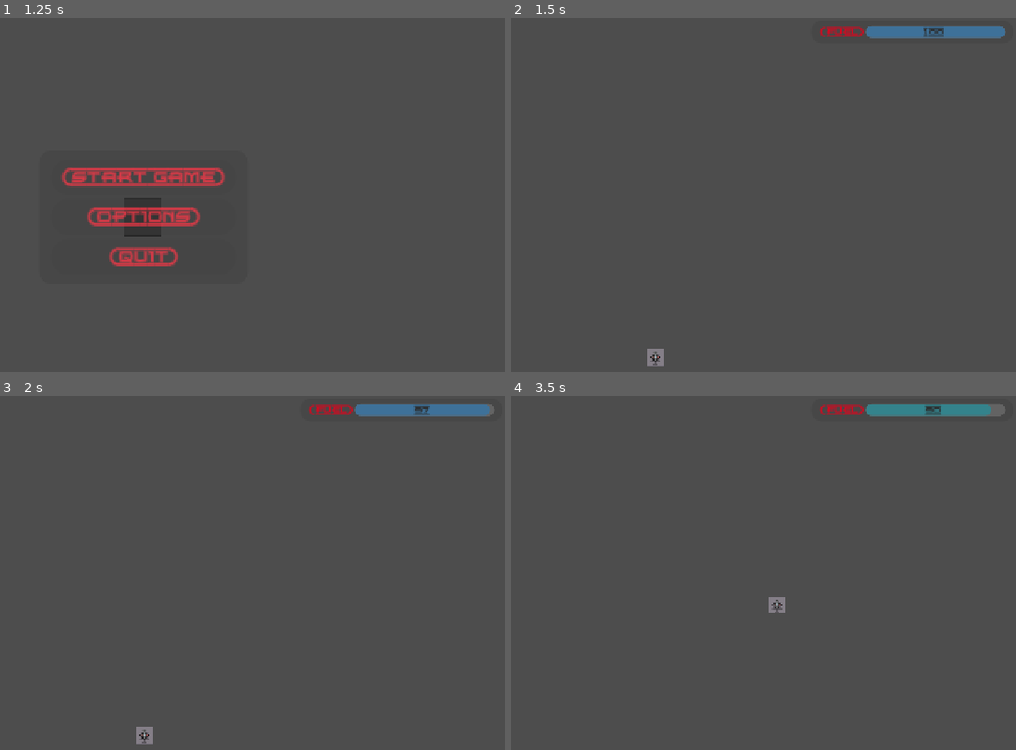
Above: before the commit, frames 1-4 (two rows, left to right).
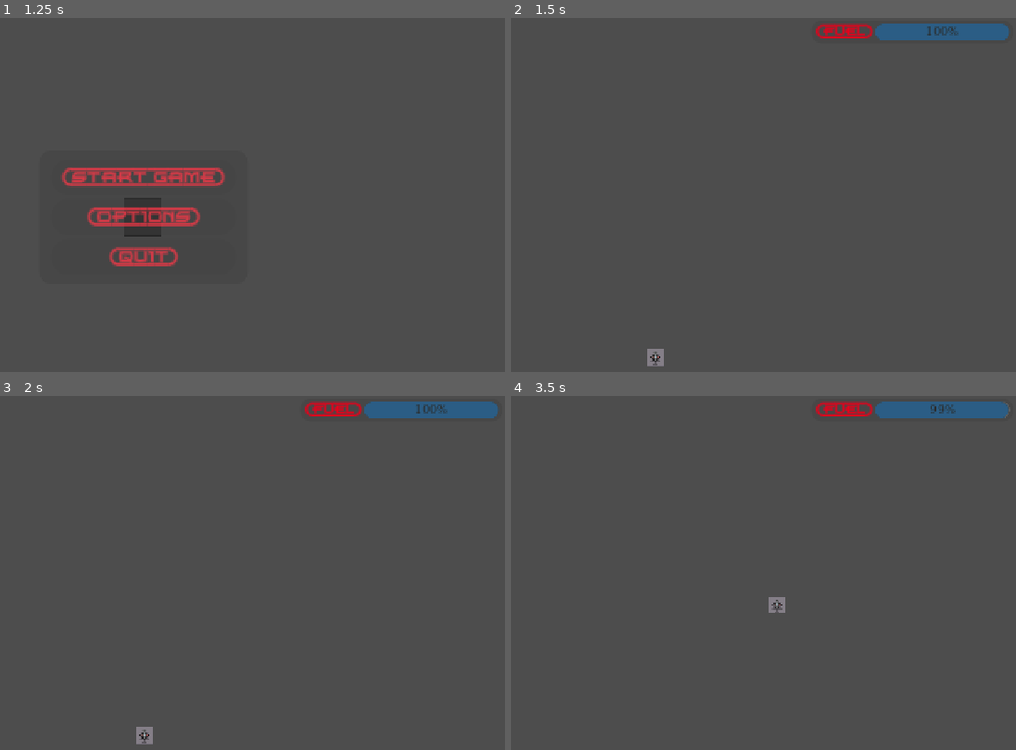
Above: after the commit, the same moments.

Repository: ikostan/SkyLockAssault
Game: Godot game, scene res://scenes/main_menu.tscn
Same seed, same stepped clock (60 frames per second), same inputs: the game is played once before the commit and once after it. Video files are missing from this copy of the repository; at most half a second of black plays in their place.
Inputs:
- Up to frame 1 (1.25 s): tap Enter at 0.5 s; hold D (move_right) from 0.53 s (still down)
- Up to frame 2 (1.5 s): release D (move_right) at 1.25 s; click "{START=GAME}" at 1.25 s
- Up to frame 3 (2 s): no input
- Up to frame 4 (3.5 s): tap Space at 2 s; hold W (move_backward) 2.03-2.78 s; hold D (move_right) from 2.78 s (still down)

Frame 1 is identical in both runs. In frame 2, 1.0% of the frame differs, in the area x 60-99%, y 1-7%; in frame 3, 1.0%; in frame 4, 1.6%.

Commit message:
Improve fuel bar color transitions and UI adjustments
Refactored fuel bar color logic in player.gd to use named threshold constants for clearer color transitions as fuel decreases. Updated main_scene.tscn to adjust font sizes, offsets, and add a new font resource for improved UI appearance. Removed wait_time from FuelTimer in Player.tscn.

Diff:
--- a/scenes/Player.tscn
+++ b/scenes/Player.tscn
@@ -23,5 +23,4 @@
 
 [node name="FuelTimer" type="Timer" parent="."]
 process_callback = 0
-wait_time = 0.1
 autostart = true
--- a/scenes/main_scene.tscn
+++ b/scenes/main_scene.tscn
@@ -11,6 +11,18 @@
 corner_radius_top_right = 20
 corner_radius_bottom_right = 20
 corner_radius_bottom_left = 20
+
+[sub_resource type="FontFile" id="FontFile_pu3yx"]
+cache/0/20/0/ascent = 0.0
+cache/0/20/0/descent = 0.0
+cache/0/20/0/underline_position = 0.0
+cache/0/20/0/underline_thickness = 0.0
+cache/0/20/0/scale = 1.0
+cache/0/16/0/ascent = 0.0
+cache/0/16/0/descent = 0.0
+cache/0/16/0/underline_position = 0.0
+cache/0/16/0/underline_thickness = 0.0
+cache/0/16/0/scale = 1.0
 
 [sub_resource type="StyleBoxFlat" id="StyleBoxFlat_gubc5"]
 bg_color = Color(0.6, 0.6, 0.6, 0)
@@ -29,12 +41,13 @@
 corner_radius_top_right = 20
 corner_radius_bottom_right = 20
 corner_radius_bottom_left = 20
+shadow_color = Color(0, 0, 0, 0.3882353)
+shadow_size = 1
 
 [node name="Node2D" type="Node2D"]
 script = ExtResource("1_7ykc4")
 
 [node name="PlayerStatsPanel" type="Panel" parent="."]
-visible = false
 offset_left = 910.0
 offset_top = 20.0
 offset_right = 1260.0
@@ -50,10 +63,10 @@
 anchor_top = 0.5
 anchor_right = 0.5
 anchor_bottom = 0.5
-offset_left = -160.0
-offset_top = -10.0
-offset_right = 160.0
-offset_bottom = 10.0
+offset_left = -167.5
+offset_top = -14.0
+offset_right = 167.5
+offset_bottom = 14.0
 grow_horizontal = 2
 grow_vertical = 2
 
@@ -65,7 +78,7 @@
 layout_mode = 2
 theme_override_colors/font_color = Color(0.9104413, 0, 0.10132807, 1)
 theme_override_fonts/font = ExtResource("2_pu3yx")
-theme_override_font_sizes/font_size = 20
+theme_override_font_sizes/font_size = 26
 text = "{FUEL}"
 
 [node name="FuelProgressBar" type="ProgressBar" parent="PlayerStatsPanel/VBoxContainer/HBoxContainer"]
@@ -76,8 +89,8 @@
 accessibility_name = "Fuel"
 accessibility_description = "Fuel Progress Bar"
 theme_override_colors/font_color = Color(0.16565621, 0.16565639, 0.16565683, 1)
-theme_override_fonts/font = ExtResource("2_pu3yx")
-theme_override_font_sizes/font_size = 18
+theme_override_fonts/font = SubResource("FontFile_pu3yx")
+theme_override_font_sizes/font_size = 20
 theme_override_styles/background = SubResource("StyleBoxFlat_gubc5")
 theme_override_styles/fill = SubResource("StyleBoxFlat_rt2n2")
 rounded = true
--- a/scripts/player.gd
+++ b/scripts/player.gd
@@ -1,4 +1,10 @@
 extends Node2D
+
+# Fuel color thresholds (percentages)
+const HIGH_FUEL_THRESHOLD: float = 90.0  # Starts green lerp
+const MEDIUM_FUEL_THRESHOLD: float = 50.0  # Switches to yellow lerp
+const LOW_FUEL_THRESHOLD: float = 30.0  # Switches to red lerp
+const NO_FUEL_THRESHOLD: float = 15.0  # Fully Red Color
 
 # Exported vars first (for Inspector editing)
 @export var speed: float = 300.0
@@ -14,7 +20,6 @@
 var player_y_max: float = 0.0
 # For gradual colors shifts (e.g., green to red as fuel drops), use Color.lerp
 var lerp_factor: float
-var progress_bar_bg_color: Color
 
 # Onreadys next
 @onready var player: CharacterBody2D = $CharacterBody2D
@@ -22,8 +27,10 @@
 @onready
 var fuel_bar: ProgressBar = $"../PlayerStatsPanel/VBoxContainer/HBoxContainer/FuelProgressBar"
 @onready var fuel_timer: Timer = $FuelTimer
-# Get the fill style (assume it's StyleBoxFlat; if not, create one first in _ready)
+# Get the fill style
 @onready var fill_style: StyleBoxFlat = fuel_bar.get_theme_stylebox("fill")
+# Cached initial fill color
+@onready var progress_bar_bg_color: Color = fill_style.bg_color
 
 
 func _ready() -> void:
@@ -59,7 +66,6 @@
 		Globals.LogLevel.DEBUG
 	)
 
-	progress_bar_bg_color = fill_style.bg_color
 	current_fuel = max_fuel
 	fuel_bar.value = current_fuel
 	fuel_timer.timeout.connect(_on_fuel_timer_timeout)
@@ -76,13 +82,13 @@
 	lerp_factor = 1.0 - (current_fuel / max_fuel)  # 0=full (green), 1=empty (red)
 	progress_bar_bg_color = fill_style.bg_color
 
-	if current_fuel >= 50.0 and current_fuel <= 90:
+	if current_fuel >= MEDIUM_FUEL_THRESHOLD and current_fuel <= HIGH_FUEL_THRESHOLD:
 		fill_style.bg_color = progress_bar_bg_color.lerp(Color.GREEN, lerp_factor)
-	elif 30.0 <= current_fuel and current_fuel < 50.0:
+	elif LOW_FUEL_THRESHOLD <= current_fuel and current_fuel < MEDIUM_FUEL_THRESHOLD:
 		fill_style.bg_color = progress_bar_bg_color.lerp(Color.YELLOW, lerp_factor)  # Medium-high: green
-	elif current_fuel >= 15.0 and current_fuel < 30.0:
+	elif current_fuel > NO_FUEL_THRESHOLD and current_fuel < LOW_FUEL_THRESHOLD:
 		fill_style.bg_color = progress_bar_bg_color.lerp(Color.RED, lerp_factor)  # Medium-low: yellow
-	elif current_fuel < 15.0:
+	elif current_fuel <= NO_FUEL_THRESHOLD:
 		fill_style.bg_color = Color.RED  # Low: red
 
 	if current_fuel <= 0:
Not shown: 1 places in scenes/main_scene.tscn that only renumber resources
